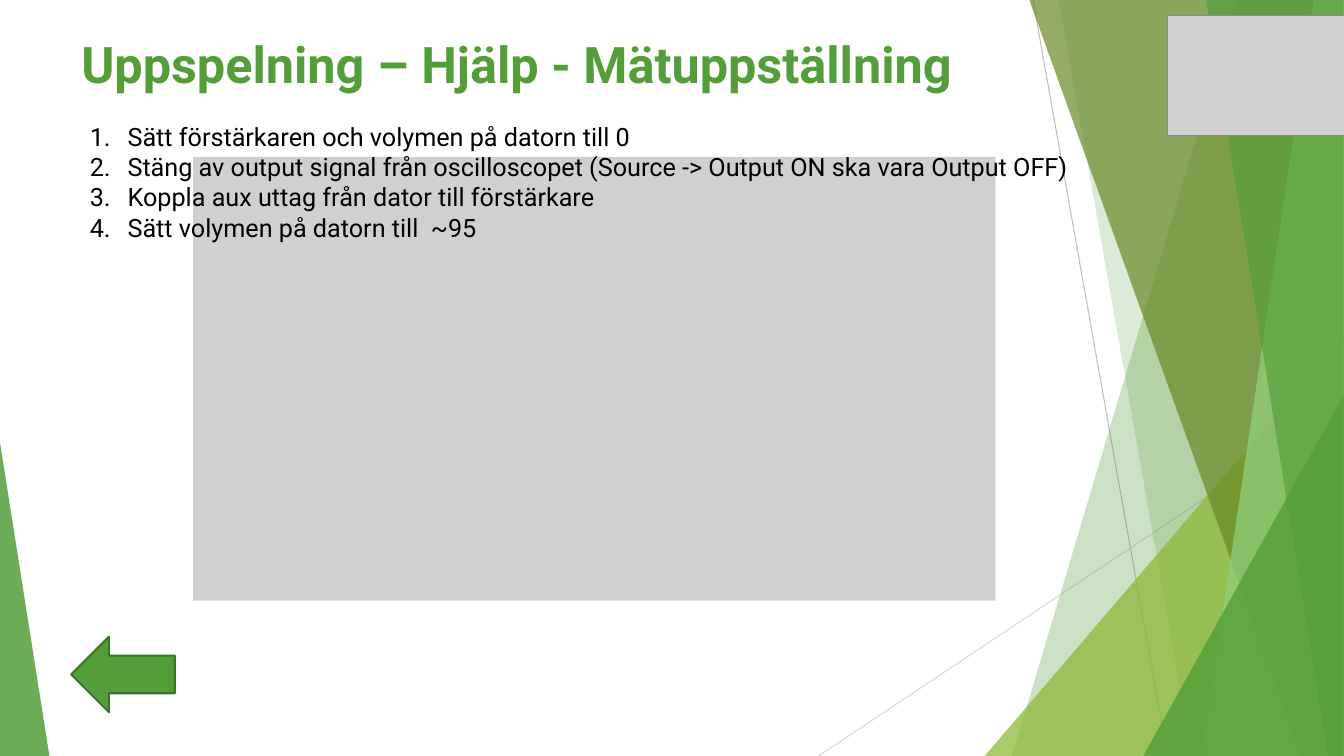
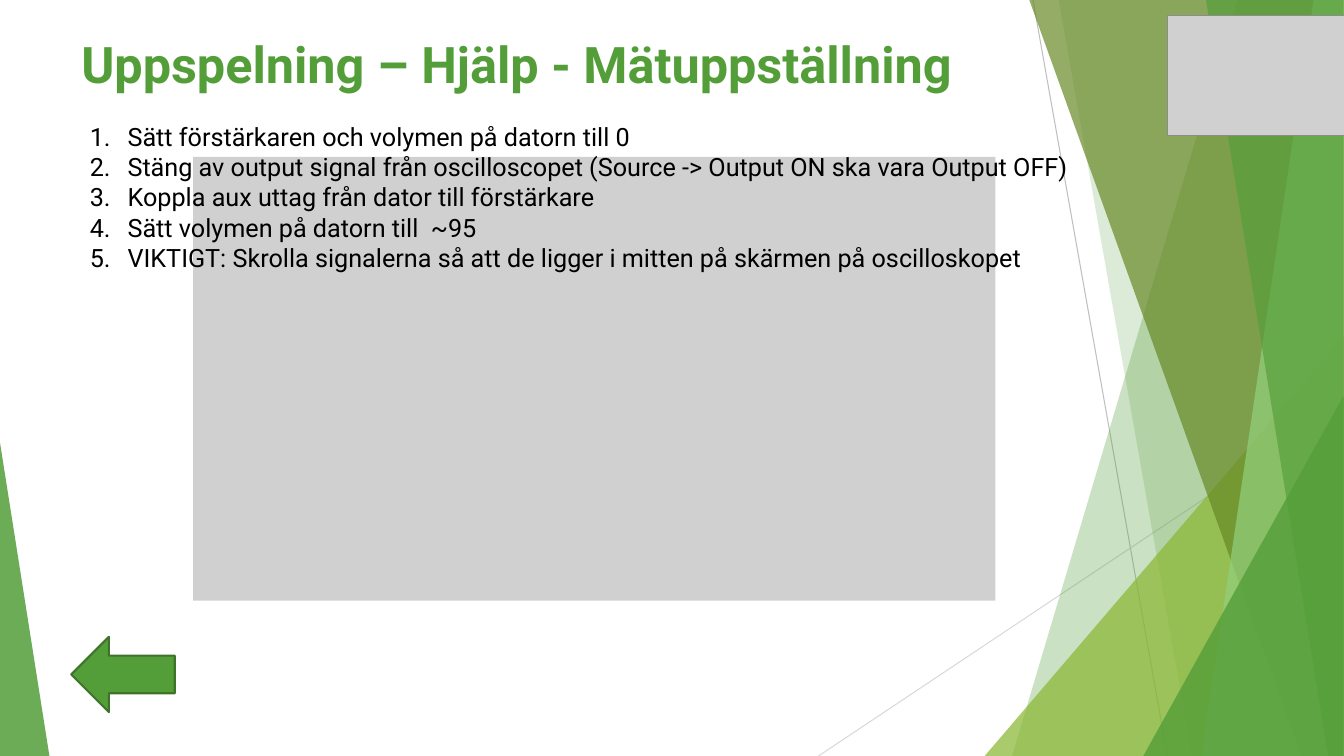
Before and after one commit to albinan/BRAVibration, a slide deck: slide 6 of MasterChief.pptx. Drawn at 1344x756 pixels with LibreOffice and Linux fonts; fonts in the diff are those of the drawing; grey boxes stand for pictures. Boxes give left, top, right and bottom in pixels: in the first picture for what was removed or moved away, otherwise in the second. Text is boxed around its words. In the diff, an @@ line names an element or a change of style, - is before the commit and + after.

```diff
--- a/MasterChief.pptx
+++ b/MasterChief.pptx
@@ text at (128,244,1021,273): paragraph added @@
+5. VIKTIGT: Skrolla signalerna så att de ligger i mitten på skärmen på oscilloskopet
```
Also in this commit, not shown: 5 other files.
